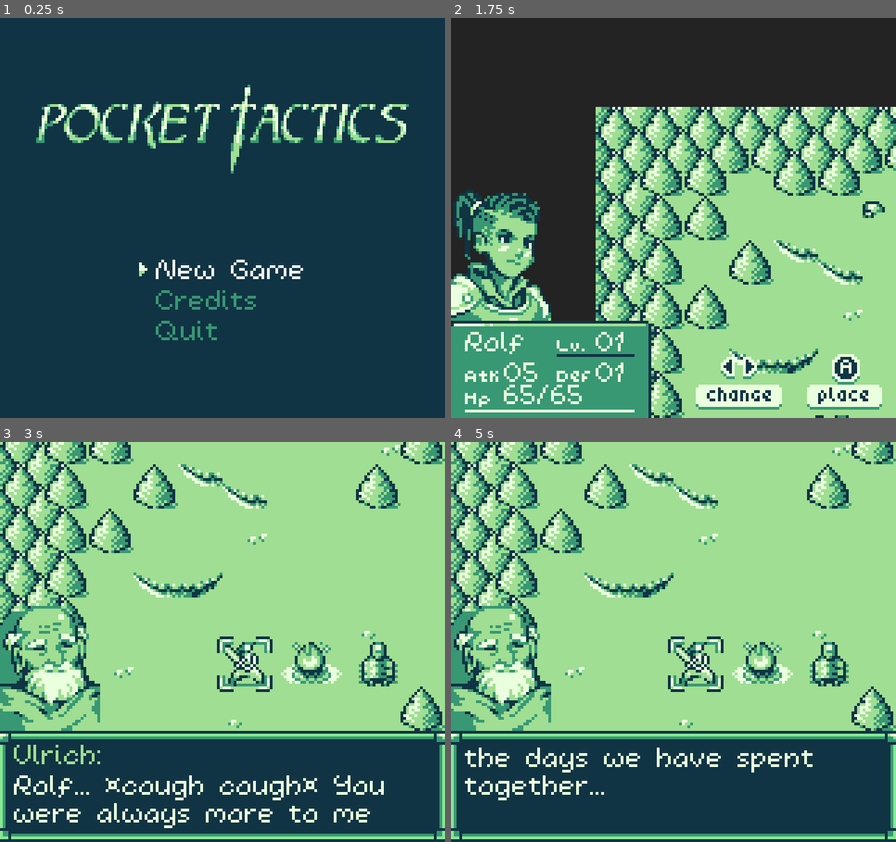
Above: before the commit, frames 1-4 (two rows, left to right).
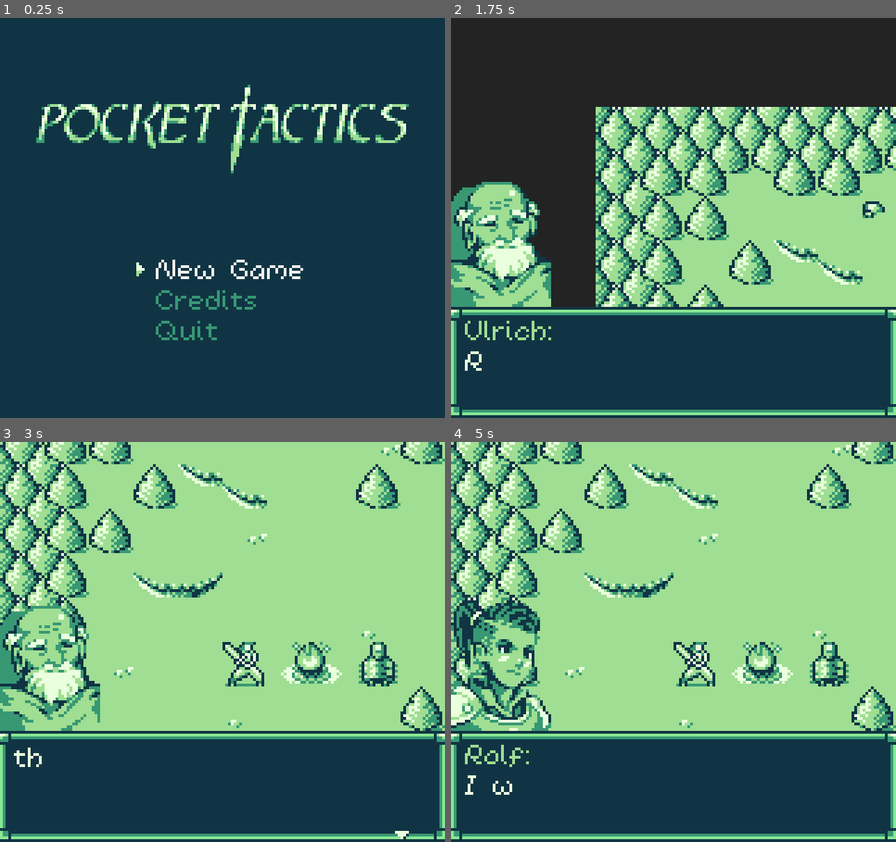
Above: after the commit, the same moments.

Repository: kevinlights/titan_tactics
Game: Godot game, scene res://scenes/landing.tscn
Two runs of this game, one before a commit and one after it. Both use one fixed random seed, a clock stepped at 60 frames per second and the inputs below.
Inputs (mouse positions are in pixels of both pictures, inside the frame that each line leads up to):
- Up to frame 1 (0.25 s): no input
- Up to frame 2 (1.75 s): click "New Game" at 0.5 s; move the mouse to (771, 198) at 1.27 s; hold Right (ui_right) from 1.28 s (still down); tap Keypad Enter (ui_accept) at 1.35, 1.52 s
- Up to frame 3 (3 s): tap Keypad Enter (ui_accept) at 1.82, 2.85 s; release Right (ui_right) at 2 s; click (226, 690) at 2 s, where only the run before the commit has a clickable "Start level"; move the mouse to (133, 662) at 2.77 s; hold Down (ui_down) from 2.78 s (still down)
- Up to frame 4 (5 s): tap Keypad Enter (ui_accept) at 3.02, 3.32, 3.6, 4.35, 4.52, 4.82 s; move the mouse to (718, 554) at 3.52 s; release Down (ui_down) at 3.53 s; hold Right (ui_right) 3.53-4.28 s; move the mouse to (651, 722) at 4.27 s; hold Up (ui_up) from 4.28 s (still down)

The runs differ from the first frame. In frame 1, less than 0.1% of the frame differs, in the area x 30-34%, y 61-65%; in frame 2, 30%, in the area x 0-100%, y 40-100%; in frame 3, 3.1%; in frame 4, 7.0%.

Commit message:
Auto-deploy if team.size() == 1

Diff:
--- a/scenes/landing.tscn
+++ b/scenes/landing.tscn
@@ -102,7 +102,6 @@
 visible = false
 position = Vector2( -2, 0 )
 frames = SubResource( 4 )
-frame = 1
 playing = true
 centered = false
 offset = Vector2( -1, 2 )
@@ -123,6 +122,7 @@
 visible = false
 position = Vector2( -2, 0 )
 frames = SubResource( 4 )
+frame = 1
 playing = true
 centered = false
 offset = Vector2( -1, 2 )
@@ -144,7 +144,6 @@
 visible = false
 position = Vector2( -2, 0 )
 frames = SubResource( 4 )
-frame = 1
 playing = true
 centered = false
 offset = Vector2( -1, 2 )
@@ -164,7 +163,6 @@
 visible = false
 position = Vector2( -2, 0 )
 frames = SubResource( 4 )
-frame = 1
 playing = true
 centered = false
 offset = Vector2( -1, 2 )
--- a/scripts/game.gd
+++ b/scripts/game.gd
@@ -11,7 +11,8 @@
 	HEAL,
 	NEUTRAL,
 	USE,
-	NOT_ALLOWED
+	NOT_ALLOWED,
+	NOT_PLAYABLE
 }
 
 const cell_size = 16
--- a/scripts/level.gd
+++ b/scripts/level.gd
@@ -11,6 +11,7 @@
 func _ready():
 	gui.get_node("teamconfirm").connect("start_level", self, "_on_start_level")
 	world.connect("win", self, "_on_end_level")
+	world.connect("auto_deployed", self, "_on_start_level")
 	for content in dialogue:
 		content.connect("completed", self, "_on_dialogue_complete")
 	var triggers = get_tree().get_nodes_in_group ("dialogue_triggers")
--- a/scripts/select.gd
+++ b/scripts/select.gd
@@ -40,7 +40,7 @@
 	set_context(world.get_current_context(tile))
 
 func set_context(context):
-	if world.current_turn == Game.CONTROL.AI:
+	if world.current_turn == Game.CONTROL.AI or context == Game.CONTEXT.NOT_PLAYABLE:
 		play("blank")
 		return
 	match(context):
@@ -59,6 +59,8 @@
 
 func _input(event):
 	var advance = Vector2(0, 0)
+	if Game.level == 0:
+		return
 	if gui.active or disabled:
 		if not world.current_turn == Game.CONTROL.AI:
 			play("attack")
--- a/scripts/world.gd
+++ b/scripts/world.gd
@@ -1,6 +1,7 @@
 extends Node2D
 
 signal win
+signal auto_deployed
 
 enum TILEID {
 	NOT_PASSABLE = 0,
@@ -280,8 +281,12 @@
 	for member in Game.team:
 		member.hp = member.max_hp
 		member.reset_turn() # reset actions and moves
-	gui.team_select(Game.team)
 	$select.tile = player_spawns[0]
+	if Game.team.size() > 1:
+		gui.team_select(Game.team)
+	else:
+		auto_deploy_only_character()
+
 
 func _on_dialogue_complete(content):
 	gui.back()
@@ -374,6 +379,21 @@
 		gui.credits()
 		$music.get_node(Game.get_theme()).stop()
 		$music/win.play()
+
+func auto_deploy_only_character():
+	var character:Node = load("res://scenes/character_controller.tscn").instance()
+	var spawn = player_spawns.pop_front()
+	character.from_library(Game.team[0])
+	character.teleport(spawn.x, spawn.y)
+	character.add_to_group("characters")
+	world_map.add_child(character)
+	current[Game.CONTROL.PLAYER].append(character)
+	character.connect("done", self, "advance_turn")
+	character.connect("death", self, "_on_death")
+	character.character.control = Game.CONTROL.PLAYER
+	character.character.connect("level_up", self, "_on_level_up")
+	_on_start_level()
+	emit_signal("auto_deployed")
 
 func _on_select_team_member(team_member):
 	var character:Node = load("res://scenes/character_controller.tscn").instance()
@@ -530,6 +550,8 @@
 func get_current_context(tile):
 	if $select.mode == $select.MODE.CHECK_MAP:
 		return Game.CONTEXT.NEUTRAL
+	if Game.level == 0:
+		return Game.CONTEXT.NOT_PLAYABLE
 	var unit = entity_at(tile)
 	if unit:
 		if unit.is_loot or unit.is_trigger:
